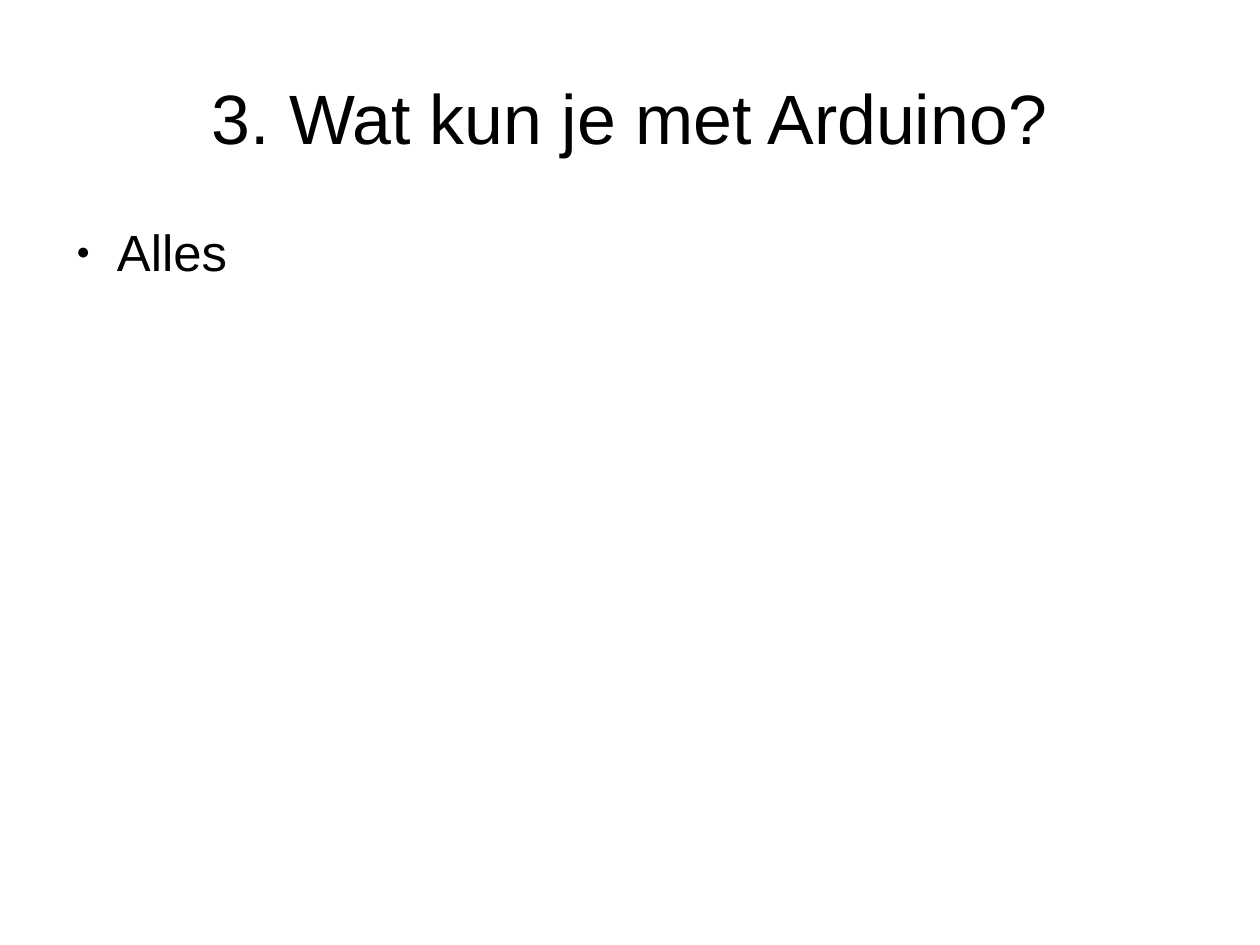
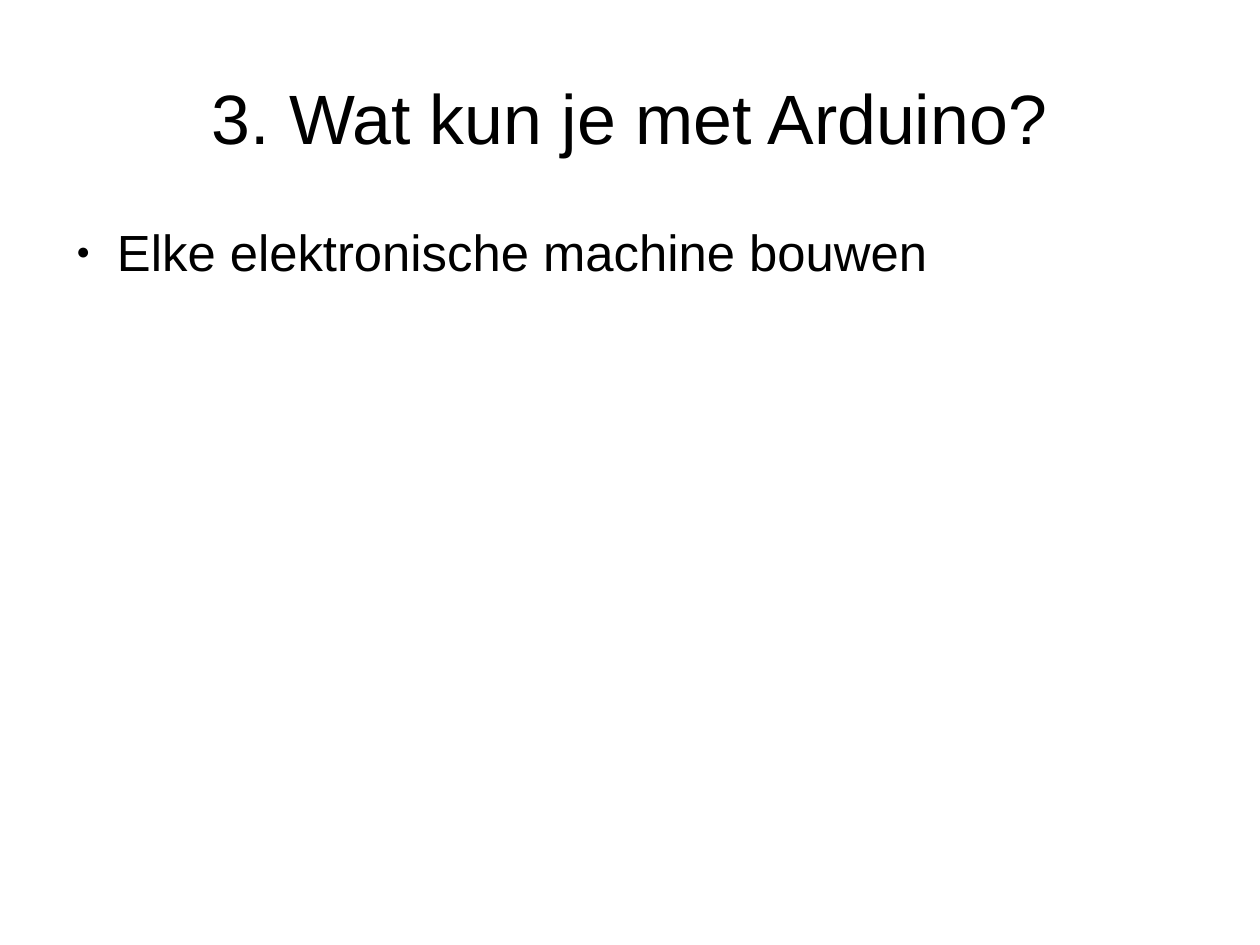
Before and after one commit to djog/arduino_cursus, a slide deck: slide 11 of Presentaties/Dag1.odp. Drawn at 1260x945 pixels with LibreOffice and Linux fonts; fonts in the diff are those of the drawing. Boxes give left, top, right and bottom in pixels: in the first picture for what was removed or moved away, otherwise in the second. Text is boxed around its words. In the diff, an @@ line names an element or a change of style, - is before the commit and + after.

```diff
--- a/Presentaties/Dag1.odp
+++ b/Presentaties/Dag1.odp
@@ text at (x1=117, y1=234, x2=927, y2=272): text changed @@
-● Alles
+● Elke elektronische machine bouwen
```
Also in this commit, not shown: 1 other slide changed, 14 slides added, 9 other files.
